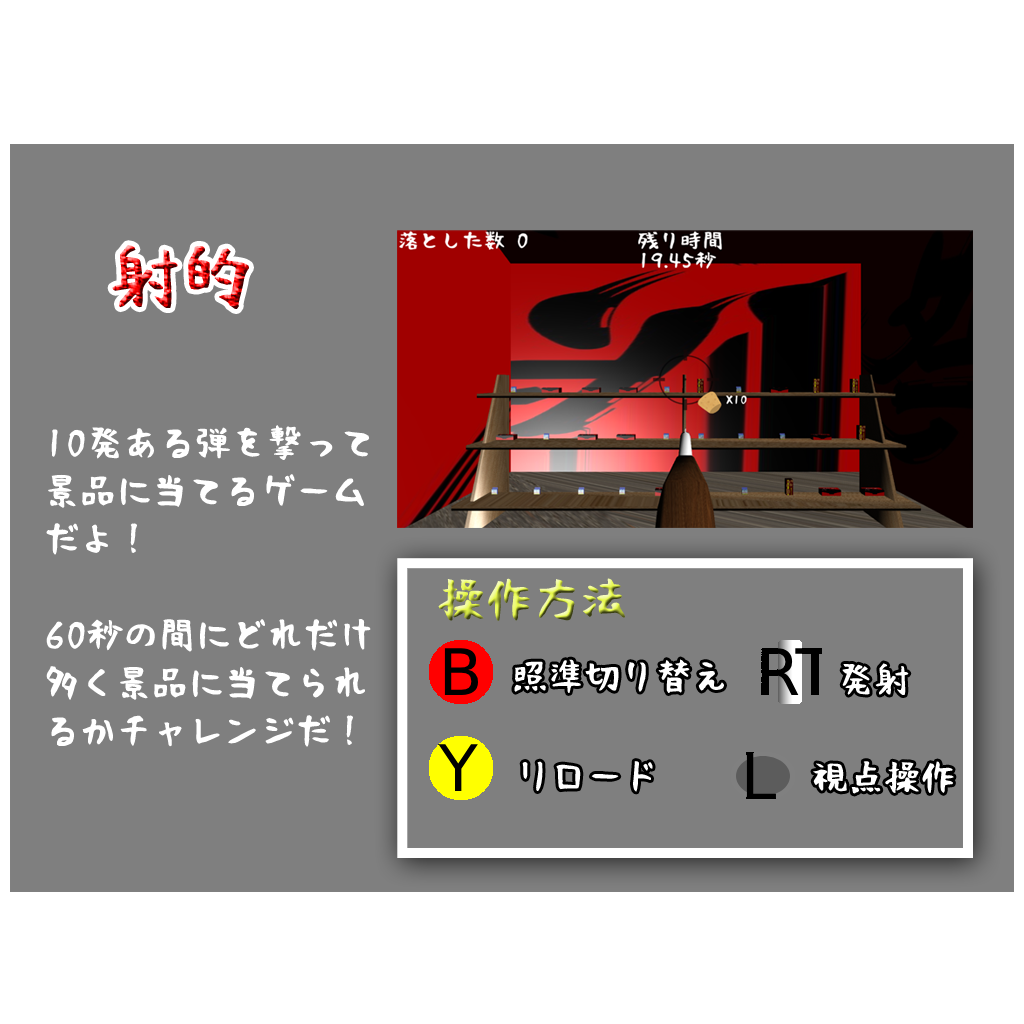
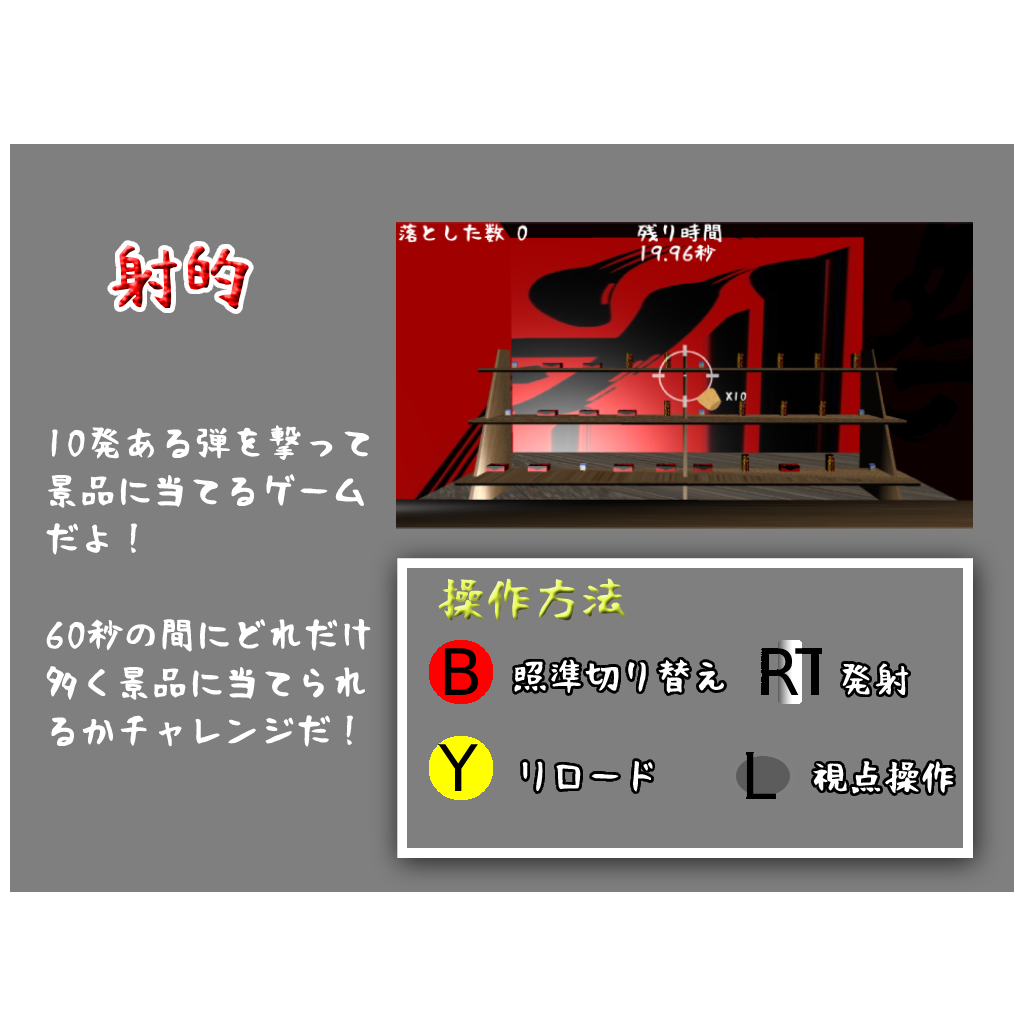
Revision of a layered 1024×1024 image; what changed, layer by layer:
renamed "レイヤー 3" to "レイヤー 8", moved it above "射的", painted on it over [396, 222, 973, 529]
painted on "射的" over [112, 245, 249, 309]
painted on "シェイプ 1" over [407, 568, 963, 848]
